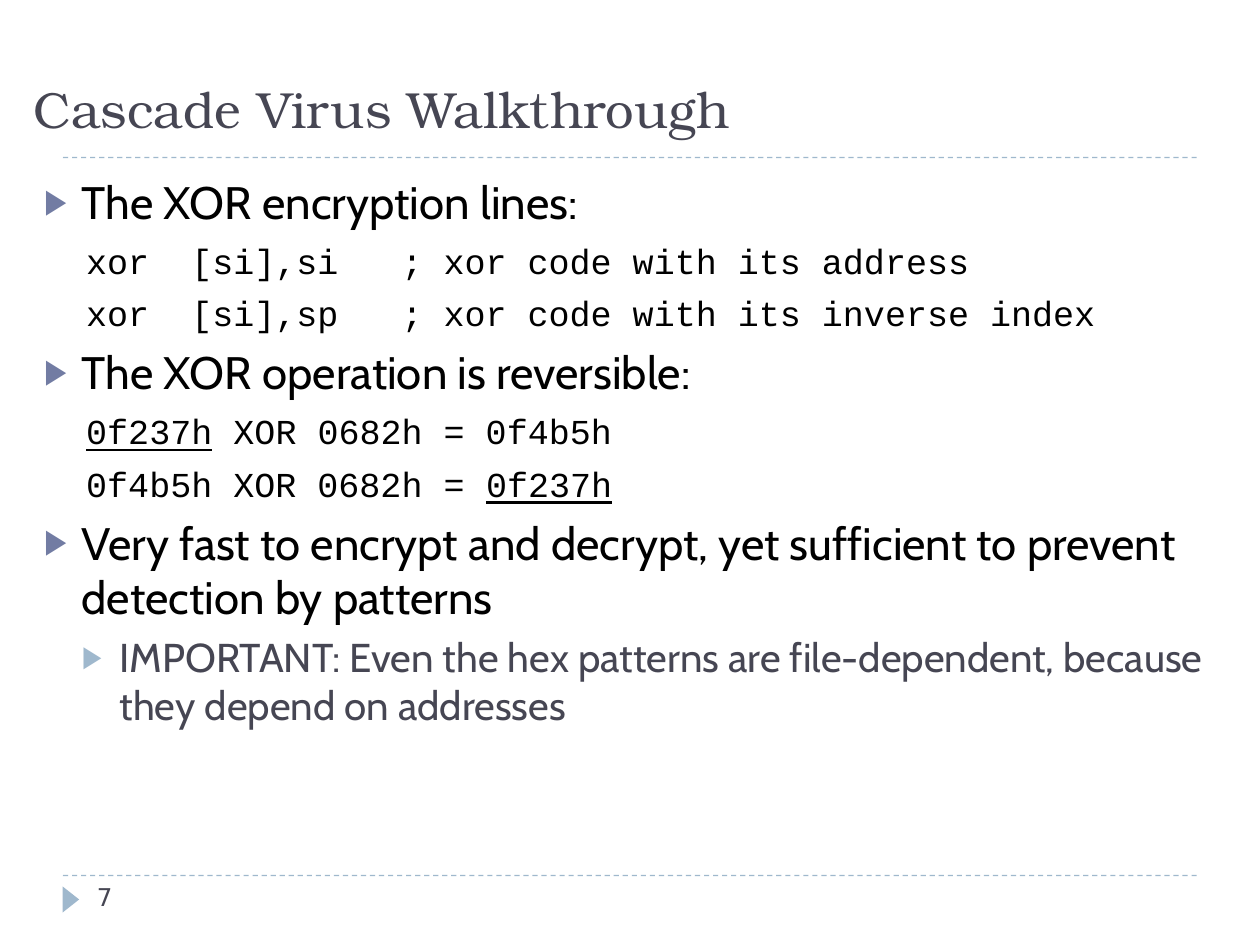
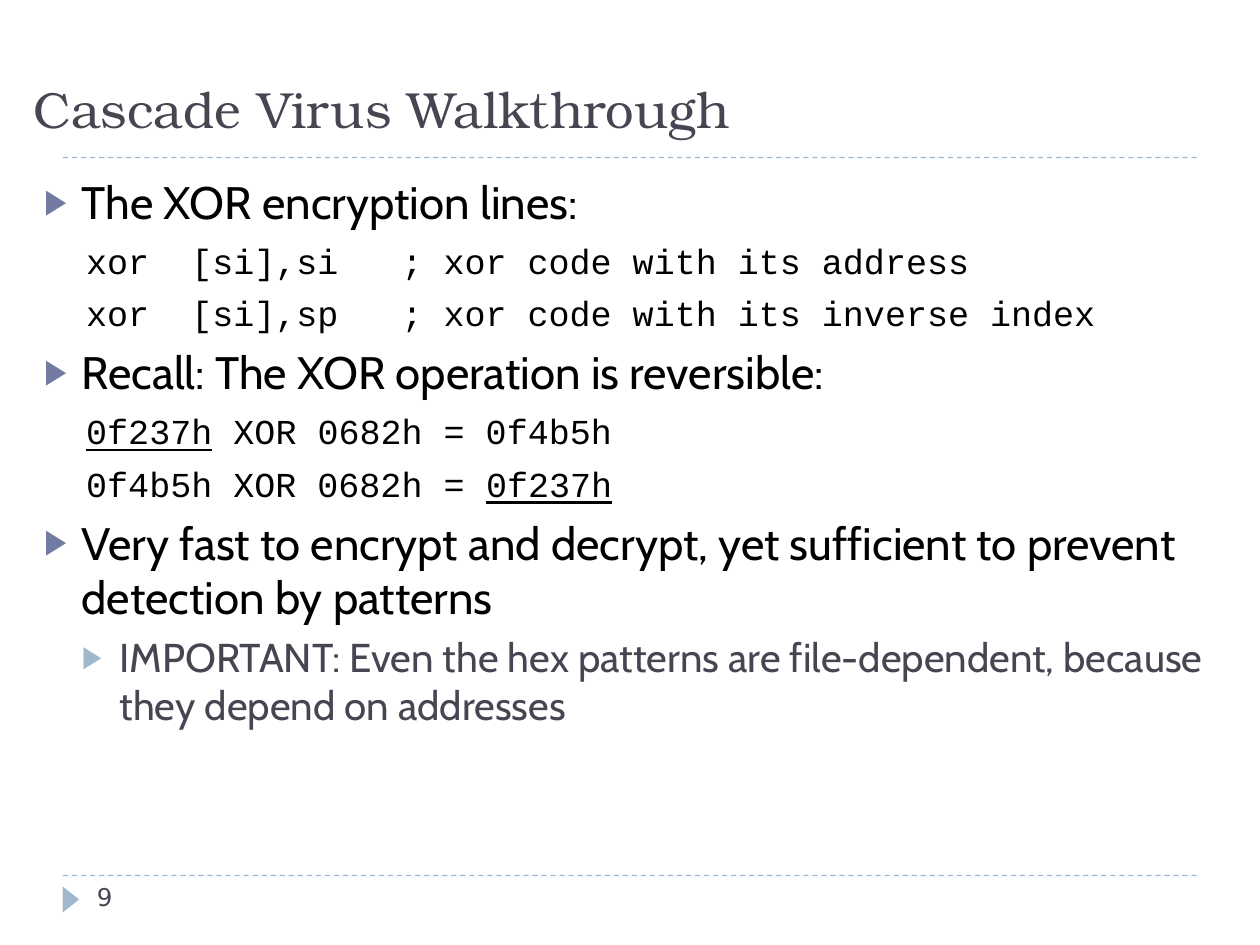
Before and after one commit to harrisonwl/harrisonwl.github.io, a slide deck: slide 9 of assets/courses/malware/spring2017/slides/FinalWeeks/EncryptedOligomorphic.ppt (slide 7 before the commit). Drawn at 1260x945 pixels with LibreOffice and Linux fonts; fonts in the diff are those of the drawing. Boxes give left, top, right and bottom in pixels: in the first picture for what was removed or moved away, otherwise in the second. Text is boxed around its words. In the diff, an @@ line names an element or a change of style, - is before the commit and + after.

```diff
--- a/assets/courses/malware/spring2017/slides/FinalWeeks/EncryptedOligomorphic.ppt
+++ b/assets/courses/malware/spring2017/slides/FinalWeeks/EncryptedOligomorphic.ppt
@@ text at (82,355,824,400): text changed @@
-▶ The XOR operation is reversible:
+▶ Recall: The XOR operation is reversible:
@@ page number at (97,888,113,907): text changed @@
-7
+9
```
Also in this commit, not shown: 4 other slides changed, 2 slides added.
